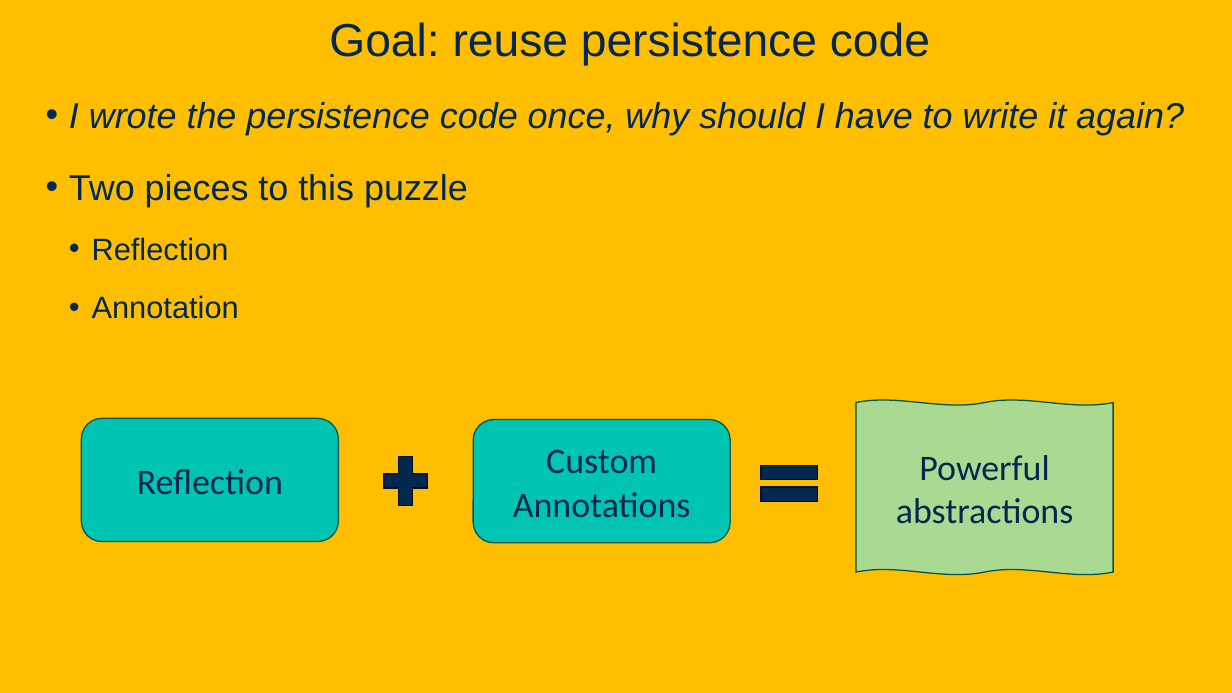
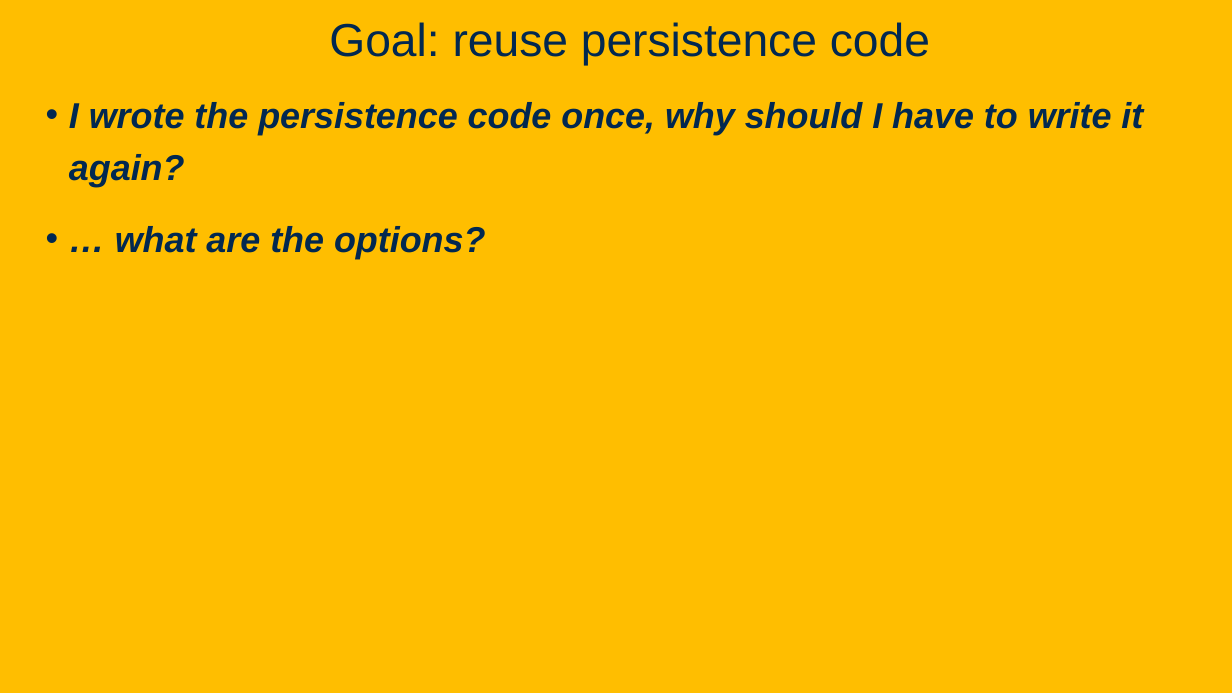
Before and after one commit to davsec-teaching/ecs160-f25, a slide deck: slide 7 of slides/5_annotations_and_reflection.pptx. Drawn at 1232x693 pixels with LibreOffice and Linux fonts; fonts in the diff are those of the drawing; background and template pictures are left out. Boxes give left, top, right and bottom in pixels: in the first picture for what was removed or moved away, otherwise in the second. Text is boxed around its words. In the diff, an @@ line names an element or a change of style, - is before the commit and + after.

```diff
--- a/slides/5_annotations_and_reflection.pptx
+++ b/slides/5_annotations_and_reflection.pptx
@@ text at [69, 102, 1143, 187]: bold on in "I wrote the persistence code once, why ..." @@
@@ text at [115, 226, 485, 259]: text changed; bold on; italic on @@
-• Two pieces to this puzzle
-  • Reflection
-  • Annotation
+• … what are the options?
@@ rounded rectangle removed at [81, 419, 338, 542] @@
-Reflection
@@ double wave removed at [857, 400, 1114, 575] @@
-Powerful abstractions
@@ plus sign removed at [376, 448, 435, 515] @@
@@ rounded rectangle removed at [473, 420, 730, 543] @@
-Custom Annotations
@@ math equal removed at [750, 453, 827, 515] @@
```
Also in this commit, not shown: 10 other slides changed, 9 slides added, 1 slide removed.
